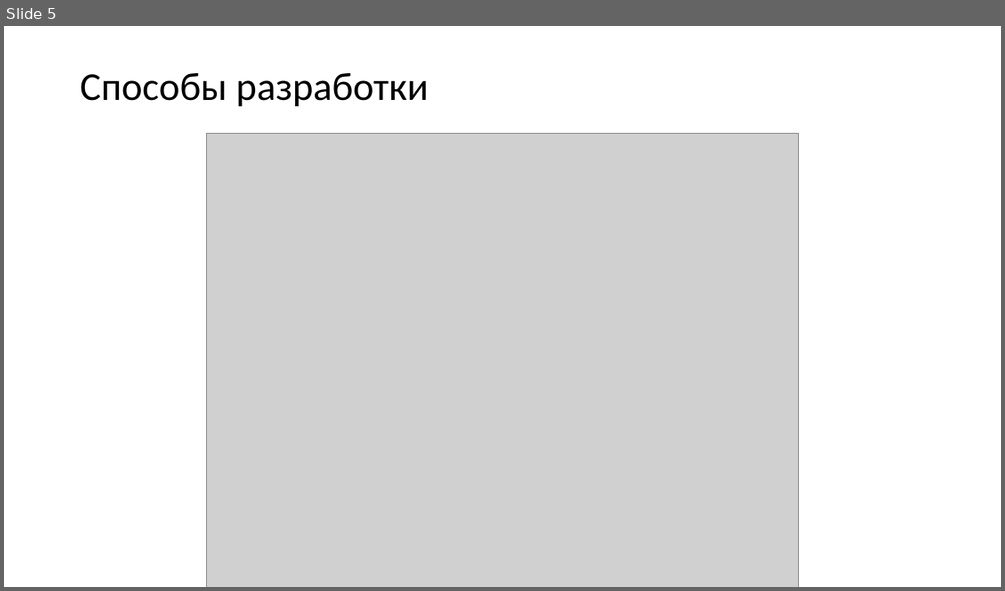
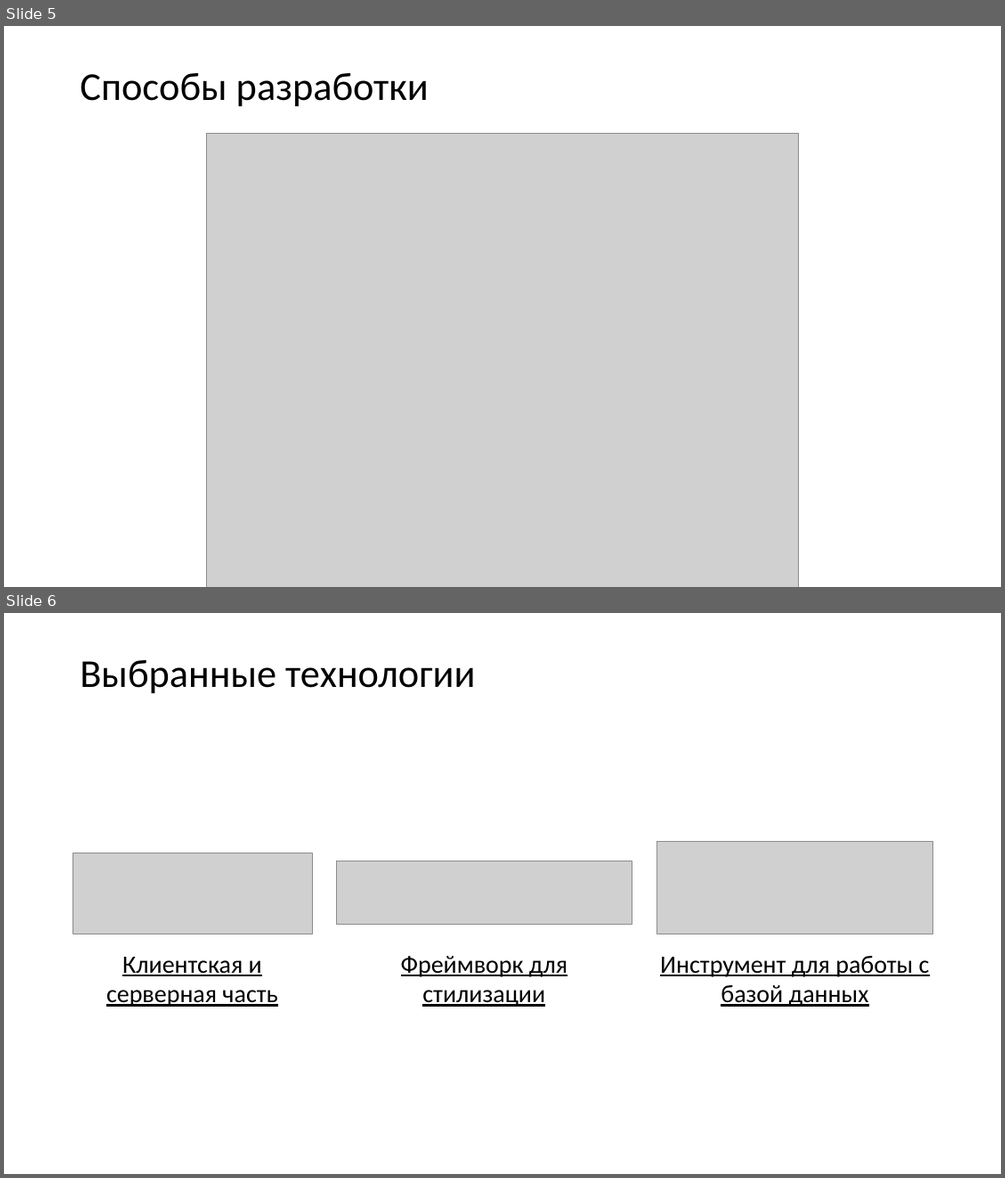
Before and after one commit to ugolnikov/deplom, a slide deck: Защита Диплом - Угольников Д.О..pptx. Shown one above the other, each under a label of ours: slide 5 before the commit, slides 5 and 6 after it. The pictures are 1005x591 and 1005x1178 pixels, drawn with LibreOffice and Linux fonts; fonts in the diff are those of the drawing; grey boxes stand for pictures. Boxes give left, top, right and bottom in pixels: in the first picture for what was removed or moved away, otherwise in the second. Text is boxed around its words. In the diff, an @@ line names an element or a change of style, - is before the commit and + after.

```diff
--- a/Защита Диплом - Угольников Д.О..pptx
+++ b/Защита Диплом - Угольников Д.О..pptx
@@ slide 6 added at [4,613,1001,1174], background #FFFFFF @@
@@ title added at [80,660,475,693], 38 pt, text #000000 @@
+Выбранные технологии
@@ picture added at [657,841,933,933] @@
@@ picture added at [73,853,312,933] @@
@@ picture added at [337,860,631,925] @@
@@ text added at [106,957,277,1006], 24 pt, text #000000, underline @@
+Клиентская и серверная часть
@@ text added at [401,956,567,1006], 24 pt, text #000000, underline @@
+Фреймворк для стилизации
@@ text added at [660,956,930,1006], 24 pt, text #000000, underline @@
+Инструмент для работы с базой данных
```
Also in this commit, not shown: 3 slides changed, 9 other slides added, 1 slide removed, 1 other file.
